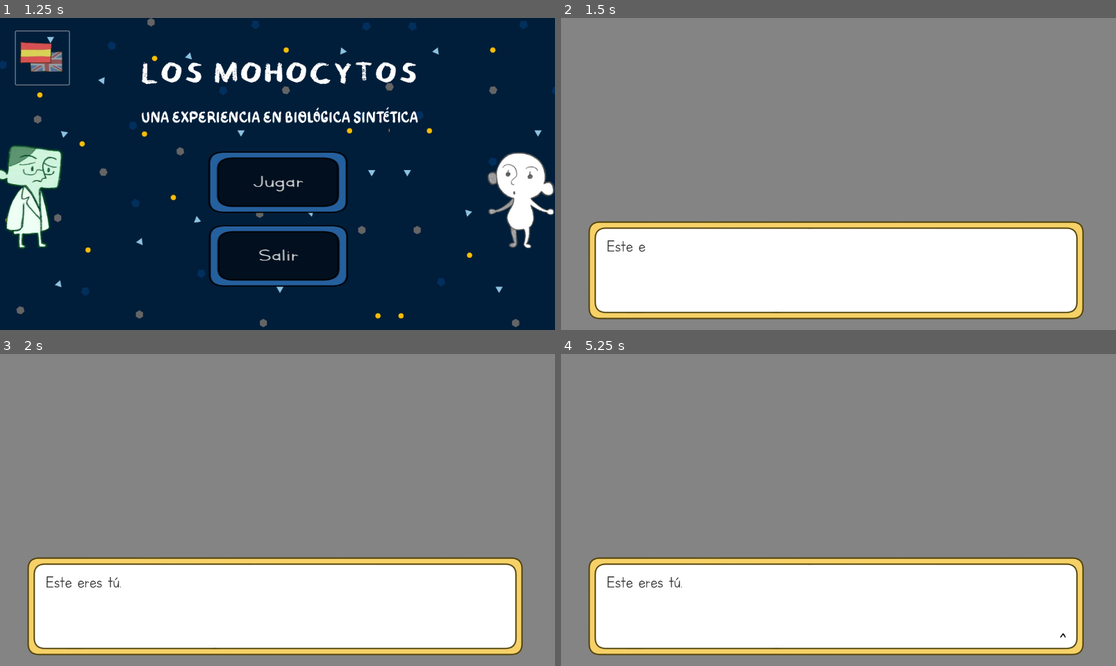
Above: before the commit, frames 1-4 (two rows, left to right).
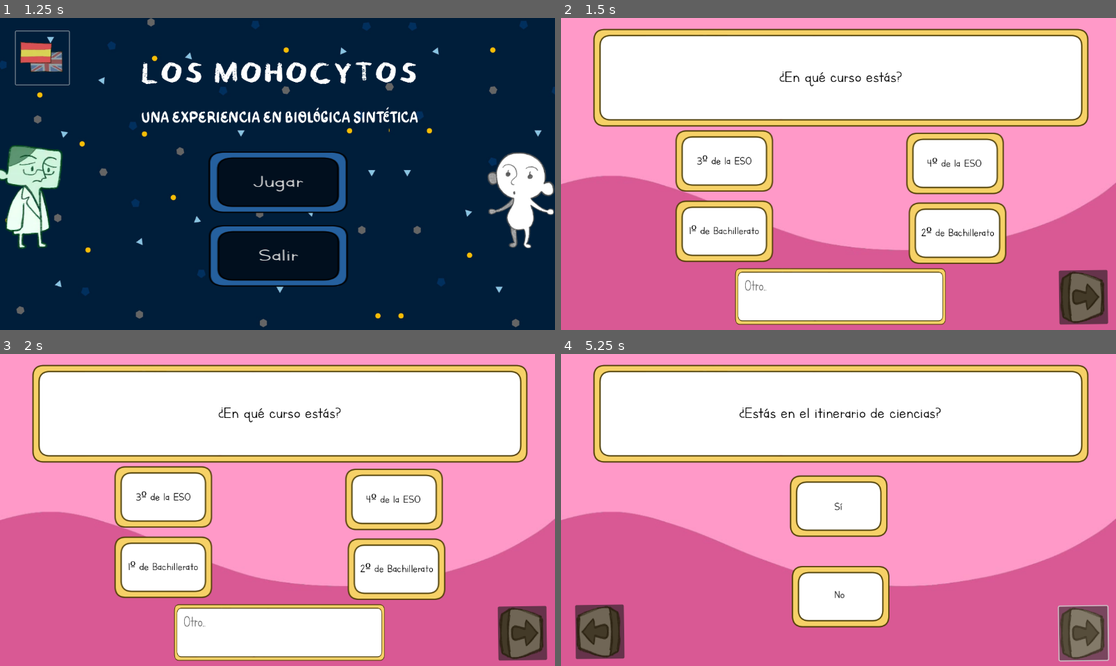
Above: after the commit, the same moments.

Repository: Alacesp/MohocytesTFG
Game: Godot game, scene res://escenas/Inicio/Inicio.tscn
The game is run twice, just before and just after one commit, with the same random seed, the same clock (stepped at 60 frames per second) and the same inputs.
Inputs (mouse positions are in pixels of both pictures, inside the frame that each line leads up to):
- Up to frame 1 (1.25 s): click (44, 58) at 0.5 s
- Up to frame 2 (1.5 s): click "Jugar" at 1.25 s
- Up to frame 3 (2 s): no input
- Up to frame 4 (5.25 s): click (721, 497) at 2 s, where only the run after the commit has a clickable "3º de la ESO"; click (955, 500) at 2.75 s, where only the run after the commit has a clickable "4º de la ESO"; click (721, 566) at 3.5 s, where only the run after the commit has a clickable "1º de Bachillerato"; click (955, 569) at 4.25 s, where only the run after the commit has a clickable "2º de Bachillerato"; click (1082, 634) at 5.02 s

Frame 1 is identical in both runs. In frame 2, 93% of the frame differs, in the area x 0-100%, y 0-100%; in frame 3, 93%; in frame 4, 98%.

Commit message:
menu de pausa creado y formulario completamente conectado

Diff:
--- a/escenas/Fin/Fin.tscn
+++ b/escenas/Fin/Fin.tscn
@@ -68,10 +68,10 @@
 theme_override_colors/font_disabled_color = Color(0, 0, 0, 1)
 theme_override_colors/font_hover_pressed_color = Color(0, 0, 0, 1)
 theme_override_colors/font_hover_color = Color(0, 0, 0, 1)
+theme_override_colors/font_outline_color = Color(0, 0, 0, 1)
+theme_override_colors/font_color = Color(0, 0, 0, 1)
+theme_override_colors/font_focus_color = Color(0, 0, 0, 1)
 theme_override_colors/font_pressed_color = Color(0, 0, 0, 1)
-theme_override_colors/font_focus_color = Color(0, 0, 0, 1)
-theme_override_colors/font_color = Color(0, 0, 0, 1)
-theme_override_colors/font_outline_color = Color(0, 0, 0, 1)
 text = "BOT_TER"
 flat = true
 autowrap_mode = 2
--- a/escenas/Fin/button.gd
+++ b/escenas/Fin/button.gd
@@ -1,7 +1,8 @@
 extends Button
 
 func _on_button_down():
-	get_tree().change_scene_to_file("res://escenas/Fin/Creditos.tscn")
+	#get_tree().change_scene_to_file("res://escenas/Fin/Creditos.tscn")
+	get_tree().change_scene_to_file("res://escenas/Formulario/Formulario.tscn")
 
 func _on_mouse_entered():
 	get_parent().modulate.a = 0.85
--- a/escenas/Formulario/formulario.gd
+++ b/escenas/Formulario/formulario.gd
@@ -101,5 +101,7 @@
 	if(Global.preTest):
 		DatabaseSingleton.cargarRespuestasCuestionario("PreTest", respuestas)
 		Global.preTest = false
+		get_tree().change_scene_to_file("res://escenas/Pasillo/Pasillo.tscn")
 	else:
 		DatabaseSingleton.cargarRespuestasCuestionario("PostTest", respuestas)
+		get_tree().change_scene_to_file("res://escenas/Fin/Creditos.tscn")
--- a/escenas/Inicio/bot_iniciar.gd
+++ b/escenas/Inicio/bot_iniciar.gd
@@ -1,7 +1,8 @@
 extends Button
 
 func _on_pressed():
-	get_tree().change_scene_to_file("res://escenas/Pasillo/Pasillo.tscn")
+	#get_tree().change_scene_to_file("res://escenas/Pasillo/Pasillo.tscn")
+	get_tree().change_scene_to_file("res://escenas/Formulario/Formulario.tscn")
 
 func _on_mouse_entered():
 	get_parent().modulate.a = 0.85
--- a/escenas/Pasillo/Pasillo.tscn
+++ b/escenas/Pasillo/Pasillo.tscn
@@ -9,6 +9,7 @@
 [ext_resource type="PackedScene" uid="uid://bshe6637hi1oy" path="res://escenas/Cuadro_Texto.tscn" id="4_o2i2b"]
 [ext_resource type="Texture2D" uid="uid://b1k0tivyrobuu" path="res://recursos/boton_arriba.png" id="7_ohswg"]
 [ext_resource type="AudioStream" uid="uid://bpj6n42hybt4c" path="res://recursos/audios/inicio-an_igem_uma_original_theme.ogg" id="8_2am7d"]
+[ext_resource type="PackedScene" uid="uid://d0s4ip4e5rsra" path="res://escenas/Pausa.tscn" id="10_r8k4g"]
 
 [sub_resource type="RectangleShape2D" id="RectangleShape2D_p5o8l"]
 size = Vector2(57, 662)
@@ -174,6 +175,9 @@
 
 [node name="Cuadro" parent="." instance=ExtResource("4_o2i2b")]
 
+[node name="Pausa" parent="." instance=ExtResource("10_r8k4g")]
+visible = false
+
 [connection signal="area_entered" from="Personaje/Muro" to="Personaje" method="_on_area_2d_area_entered"]
 [connection signal="body_entered" from="Puerta1" to="Personaje" method="_on_puerta_1_body_entered"]
 [connection signal="body_exited" from="Puerta1" to="Personaje" method="_on_puerta_1_body_exited"]
--- /dev/null
+++ b/escenas/Pausa.tscn
@@ -0,0 +1,54 @@
+[gd_scene load_steps=8 format=3 uid="uid://d0s4ip4e5rsra"]
+
+[ext_resource type="Script" uid="uid://dr65eaeu3g6yc" path="res://escenas/pausa.gd" id="1_ft633"]
+[ext_resource type="Texture2D" uid="uid://b81tr68gvim5x" path="res://recursos/opcionesMenu.png" id="2_2prej"]
+[ext_resource type="FontFile" uid="uid://0rvc0aipo277" path="res://recursos/Letters_for_Learners.ttf" id="3_lhel8"]
+[ext_resource type="Texture2D" uid="uid://d3blhv48qwysn" path="res://recursos/opciones.png" id="4_7lwr8"]
+
+[sub_resource type="StyleBoxFlat" id="StyleBoxFlat_cvrwb"]
+bg_color = Color(0.6, 0.6, 0.6, 0.72549)
+
+[sub_resource type="LabelSettings" id="LabelSettings_wsc7l"]
+font = ExtResource("3_lhel8")
+font_size = 40
+
+[sub_resource type="Theme" id="Theme_83lsx"]
+default_font = ExtResource("3_lhel8")
+default_font_size = 32
+
+[node name="Pausa" type="CanvasLayer"]
+script = ExtResource("1_ft633")
+
+[node name="Difuminado" type="Panel" parent="."]
+offset_right = 1152.0
+offset_bottom = 648.0
+theme_override_styles/panel = SubResource("StyleBoxFlat_cvrwb")
+
+[node name="OpcionesMenu" type="Sprite2D" parent="."]
+position = Vector2(551.5, 317)
+scale = Vector2(2.82439, 2.69697)
+texture = ExtResource("2_2prej")
+
+[node name="Label" type="Label" parent="."]
+offset_left = 459.0
+offset_top = 205.0
+offset_right = 653.0
+offset_bottom = 245.0
+text = "¿Ir a PostTest?"
+label_settings = SubResource("LabelSettings_wsc7l")
+
+[node name="Boton" type="Sprite2D" parent="."]
+position = Vector2(549, 358)
+texture = ExtResource("4_7lwr8")
+
+[node name="Button" type="Button" parent="Boton"]
+offset_left = -102.0
+offset_top = -64.0
+offset_right = 104.0
+offset_bottom = 63.0
+theme = SubResource("Theme_83lsx")
+theme_override_colors/font_color = Color(0, 0, 0, 1)
+text = "Ir"
+flat = true
+
+[connection signal="pressed" from="Boton/Button" to="." method="_on_button_pressed"]
--- a/escenas/SalaDryLab/SalaDryLab.tscn
+++ b/escenas/SalaDryLab/SalaDryLab.tscn
@@ -12,6 +12,7 @@
 [ext_resource type="Texture2D" uid="uid://bv43qrkjag8fa" path="res://recursos/personajes/esclavo4.webp" id="7_v8kb8"]
 [ext_resource type="Texture2D" uid="uid://882ywb0w002j" path="res://recursos/fondos/salida.webp" id="10_kwwit"]
 [ext_resource type="AudioStream" uid="uid://bpj6n42hybt4c" path="res://recursos/audios/inicio-an_igem_uma_original_theme.ogg" id="12_5bujw"]
+[ext_resource type="PackedScene" uid="uid://d0s4ip4e5rsra" path="res://escenas/Pausa.tscn" id="13_52jvw"]
 
 [node name="Escena_2" type="Node2D"]
 
@@ -103,3 +104,6 @@
 volume_db = -18.0
 autoplay = true
 parameters/looping = true
+
+[node name="Pausa" parent="." instance=ExtResource("13_52jvw")]
+visible = false
--- a/escenas/SalaHuman/SalaHuman.tscn
+++ b/escenas/SalaHuman/SalaHuman.tscn
@@ -13,6 +13,7 @@
 [ext_resource type="Texture2D" uid="uid://cmhao25esff10" path="res://recursos/personajes/esclavo2.webp" id="8_yugfn"]
 [ext_resource type="Texture2D" uid="uid://882ywb0w002j" path="res://recursos/fondos/salida.webp" id="10_ejc7f"]
 [ext_resource type="AudioStream" uid="uid://bpj6n42hybt4c" path="res://recursos/audios/inicio-an_igem_uma_original_theme.ogg" id="13_b86yr"]
+[ext_resource type="PackedScene" uid="uid://d0s4ip4e5rsra" path="res://escenas/Pausa.tscn" id="14_jb4vm"]
 
 [node name="Escena_1" type="Node2D"]
 
@@ -116,3 +117,6 @@
 volume_db = -18.0
 autoplay = true
 parameters/looping = true
+
+[node name="Pausa" parent="." instance=ExtResource("14_jb4vm")]
+visible = false
--- a/escenas/SalaRedes/SalaRedes.tscn
+++ b/escenas/SalaRedes/SalaRedes.tscn
@@ -15,6 +15,7 @@
 [ext_resource type="Script" uid="uid://ejh2d2pyan5n" path="res://escenas/SalaRedes/camara.gd" id="11_miljc"]
 [ext_resource type="Texture2D" uid="uid://882ywb0w002j" path="res://recursos/fondos/salida.webp" id="12_iqow6"]
 [ext_resource type="AudioStream" uid="uid://bpj6n42hybt4c" path="res://recursos/audios/inicio-an_igem_uma_original_theme.ogg" id="15_5wg4l"]
+[ext_resource type="PackedScene" uid="uid://d0s4ip4e5rsra" path="res://escenas/Pausa.tscn" id="16_5qrcp"]
 
 [node name="Escena_4" type="Node2D"]
 
@@ -127,3 +128,6 @@
 stream = ExtResource("15_5wg4l")
 volume_db = -18.0
 parameters/looping = true
+
+[node name="Pausa" parent="." instance=ExtResource("16_5qrcp")]
+visible = false
--- a/escenas/SalaWetLab/SalaWetLab.tscn
+++ b/escenas/SalaWetLab/SalaWetLab.tscn
@@ -12,6 +12,7 @@
 [ext_resource type="Script" uid="uid://upm1phvo7gpa" path="res://escenas/SalaWetLab/Salida_wl.gd" id="8_r45v6"]
 [ext_resource type="Texture2D" uid="uid://882ywb0w002j" path="res://recursos/fondos/salida.webp" id="9_gwael"]
 [ext_resource type="AudioStream" uid="uid://bpj6n42hybt4c" path="res://recursos/audios/inicio-an_igem_uma_original_theme.ogg" id="12_qc6ff"]
+[ext_resource type="PackedScene" uid="uid://d0s4ip4e5rsra" path="res://escenas/Pausa.tscn" id="13_vkill"]
 
 [node name="Escena_3" type="Node2D"]
 
@@ -103,3 +104,6 @@
 volume_db = -18.0
 autoplay = true
 parameters/looping = true
+
+[node name="Pausa" parent="." instance=ExtResource("13_vkill")]
+visible = false
--- a/escenas/SalaWiki/SalaWiki.tscn
+++ b/escenas/SalaWiki/SalaWiki.tscn
@@ -23,6 +23,7 @@
 [ext_resource type="Texture2D" uid="uid://882ywb0w002j" path="res://recursos/fondos/salida.webp" id="19_6vmno"]
 [ext_resource type="AudioStream" uid="uid://bpj6n42hybt4c" path="res://recursos/audios/inicio-an_igem_uma_original_theme.ogg" id="22_c6ag8"]
 [ext_resource type="Script" uid="uid://bxsc3gcnakv2m" path="res://escenas/SalaWiki/musicaWiki.gd" id="22_rquy3"]
+[ext_resource type="PackedScene" uid="uid://d0s4ip4e5rsra" path="res://escenas/Pausa.tscn" id="24_8d04f"]
 
 [node name="Escena_5" type="Node2D"]
 
@@ -197,3 +198,6 @@
 autoplay = true
 parameters/looping = true
 script = ExtResource("22_rquy3")
+
+[node name="Pausa" parent="." instance=ExtResource("24_8d04f")]
+visible = false
--- a/escenas/juegoWetLabSegundo/minijuego.tscn
+++ b/escenas/juegoWetLabSegundo/minijuego.tscn
@@ -38,6 +38,7 @@
 [ext_resource type="Texture2D" uid="uid://b0tydd5qssyya" path="res://recursos/Bocadillo3.png" id="35_s27qq"]
 [ext_resource type="Texture2D" uid="uid://ckms84rdjnws8" path="res://recursos/Bocadillo4.png" id="36_rkgp2"]
 [ext_resource type="Script" uid="uid://bvsl5722tyysk" path="res://escenas/juegoWetLabSegundo/countdown.gd" id="38_rkgp2"]
+[ext_resource type="PackedScene" uid="uid://d0s4ip4e5rsra" path="res://escenas/Pausa.tscn" id="39_slht7"]
 
 [sub_resource type="RectangleShape2D" id="RectangleShape2D_8kwkj"]
 size = Vector2(144, 152)
@@ -1149,6 +1150,9 @@
 text = "Buenass"
 label_settings = SubResource("LabelSettings_slht7")
 script = ExtResource("38_rkgp2")
+
+[node name="Pausa" parent="camara" instance=ExtResource("39_slht7")]
+visible = false
 
 [node name="Timer" type="Timer" parent="."]
 wait_time = 180.0
--- /dev/null
+++ b/escenas/pausa.gd
@@ -0,0 +1,13 @@
+extends CanvasLayer
+@onready var arb = get_tree()
+
+func _input(event):
+	if event.is_action_pressed("ui_cancel"):
+		if(!self.visible):
+			self.visible = true
+		else:
+			self.visible = false
+
+
+func _on_button_pressed() -> void:
+	arb.change_scene_to_file("res://escenas/Formulario/Formulario.tscn")
--- a/juego_dry/GameScene.tscn
+++ b/juego_dry/GameScene.tscn
@@ -10,6 +10,7 @@
 [ext_resource type="Texture2D" uid="uid://cgk7d0bpimtve" path="res://juego_dry/Carro/Carro0.webp" id="7_12ybd"]
 [ext_resource type="Script" uid="uid://dr6jkqqykagxn" path="res://juego_dry/StopwatchLabel.gd" id="7_v8oqc"]
 [ext_resource type="AudioStream" uid="uid://c4vrddoxg6fx6" path="res://recursos/audios/minigames-an_igem_uma_original_theme.ogg" id="10_3j3b1"]
+[ext_resource type="PackedScene" uid="uid://d0s4ip4e5rsra" path="res://escenas/Pausa.tscn" id="11_twibe"]
 
 [sub_resource type="StyleBoxFlat" id="StyleBoxFlat_cpiu5"]
 bg_color = Color(0.416442, 0.665148, 0.514312, 1)
@@ -131,6 +132,9 @@
 autoplay = true
 parameters/looping = true
 
+[node name="Pausa" parent="." instance=ExtResource("11_twibe")]
+visible = false
+
 [connection signal="timeout" from="Stopwatch" to="." method="_on_stopwatch_timeout"]
 [connection signal="timeout" from="Generate" to="." method="_on_timer_timeout"]
 [connection signal="timeout" from="Generate/Generate" to="." method="_on_timer_timeout"]
--- a/juego_human/QuizScene.tscn
+++ b/juego_human/QuizScene.tscn
@@ -11,6 +11,7 @@
 [ext_resource type="FontFile" uid="uid://0rvc0aipo277" path="res://recursos/Letters_for_Learners.ttf" id="8_f6bvp"]
 [ext_resource type="Texture2D" uid="uid://32sprkt2ak0o" path="res://juego_human/monigote2.webp" id="8_hepg5"]
 [ext_resource type="AudioStream" uid="uid://c4vrddoxg6fx6" path="res://recursos/audios/minigames-an_igem_uma_original_theme.ogg" id="11_8gg05"]
+[ext_resource type="PackedScene" uid="uid://d0s4ip4e5rsra" path="res://escenas/Pausa.tscn" id="12_c1c02"]
 
 [sub_resource type="Theme" id="Theme_dp5w8"]
 default_font = ExtResource("8_f6bvp")
@@ -260,6 +261,9 @@
 autoplay = true
 parameters/looping = true
 
+[node name="Pausa" parent="." instance=ExtResource("12_c1c02")]
+visible = false
+
 [connection signal="mouse_entered" from="Preguntas/HBC/Boton1/Button" to="Preguntas/HBC/Boton1/Button" method="_on_mouse_entered"]
 [connection signal="mouse_exited" from="Preguntas/HBC/Boton1/Button" to="Preguntas/HBC/Boton1/Button" method="_on_mouse_exited"]
 [connection signal="pressed" from="Preguntas/HBC/Boton1/Button" to="." method="_on_press_Button1"]
--- a/juego_redes/GameScene.tscn
+++ b/juego_redes/GameScene.tscn
@@ -7,6 +7,7 @@
 [ext_resource type="PackedScene" uid="uid://vf5g75r7vt0d" path="res://juego_redes/Objeto.tscn" id="5_jlfcm"]
 [ext_resource type="FontFile" uid="uid://0rvc0aipo277" path="res://recursos/Letters_for_Learners.ttf" id="6_odor5"]
 [ext_resource type="AudioStream" uid="uid://c4vrddoxg6fx6" path="res://recursos/audios/minigames-an_igem_uma_original_theme.ogg" id="7_vog8t"]
+[ext_resource type="PackedScene" uid="uid://d0s4ip4e5rsra" path="res://escenas/Pausa.tscn" id="8_sqdq4"]
 
 [sub_resource type="LabelSettings" id="LabelSettings_ivfqk"]
 font = ExtResource("6_odor5")
@@ -71,3 +72,6 @@
 volume_db = -12.0
 autoplay = true
 parameters/looping = true
+
+[node name="Pausa" parent="." instance=ExtResource("8_sqdq4")]
+visible = false
Not shown: 1 places in escenas/Pasillo/Pasillo.tscn that only renumber resources
Not shown: 1 places in escenas/SalaDryLab/SalaDryLab.tscn that only renumber resources
Not shown: 1 places in escenas/SalaHuman/SalaHuman.tscn that only renumber resources
Not shown: 1 places in escenas/SalaRedes/SalaRedes.tscn that only renumber resources
Not shown: 1 places in escenas/SalaWetLab/SalaWetLab.tscn that only renumber resources
Not shown: 1 places in escenas/SalaWiki/SalaWiki.tscn that only renumber resources
Not shown: 1 places in escenas/juegoWetLabSegundo/minijuego.tscn that only renumber resources
Not shown, added: escenas/pausa.gd.uid
Not shown: 1 places in juego_dry/GameScene.tscn that only renumber resources
Not shown: 1 places in juego_human/QuizScene.tscn that only renumber resources
Not shown: 1 places in juego_redes/GameScene.tscn that only renumber resources
